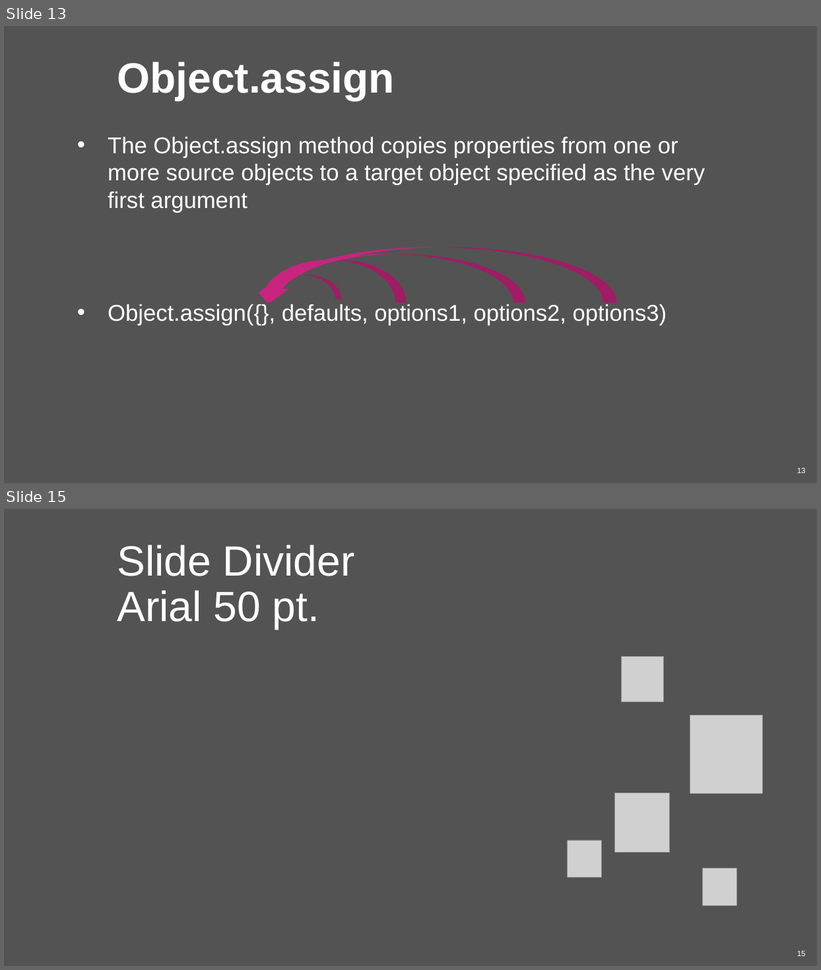
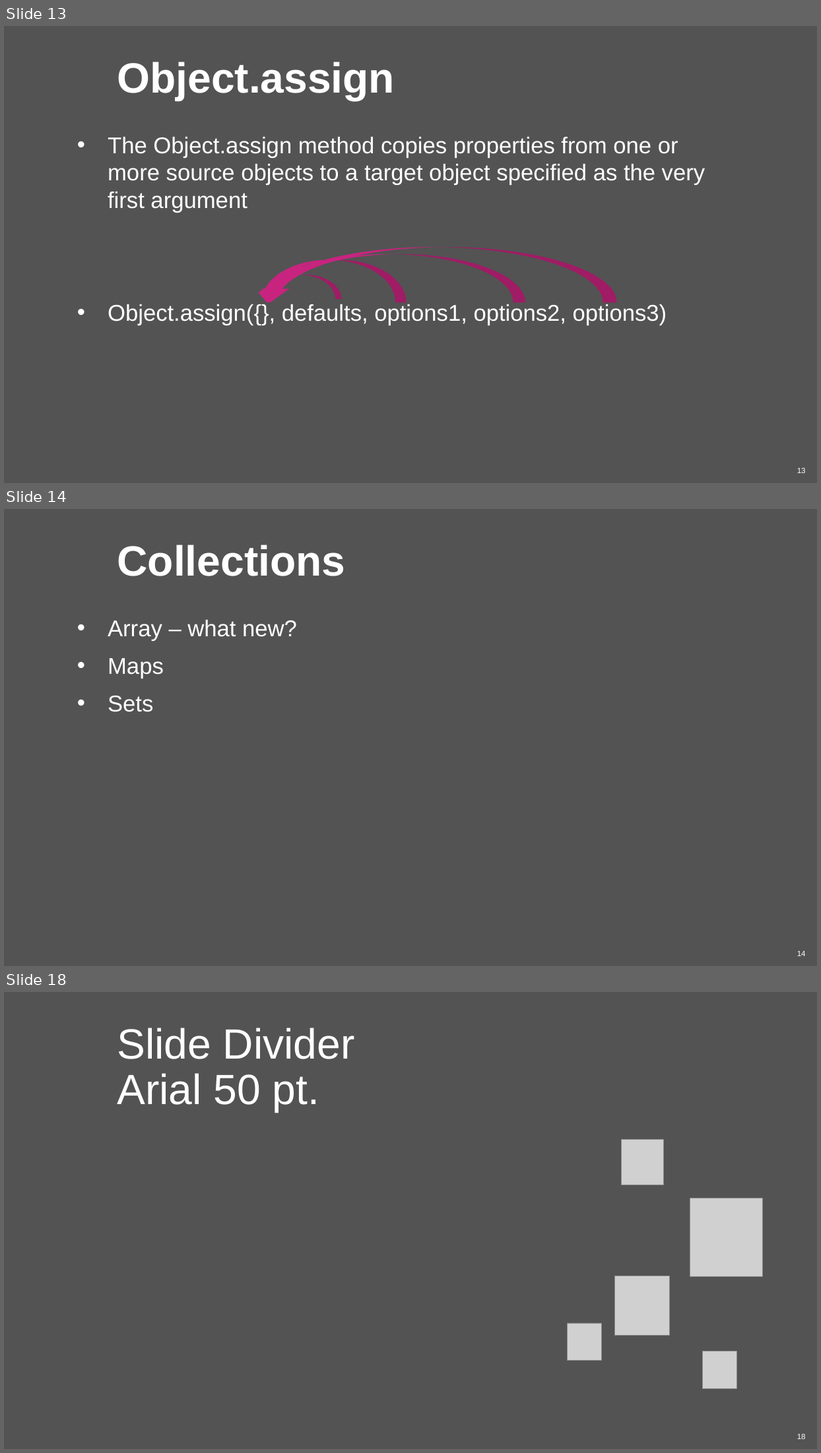
Before and after one commit to infusion-wro/infusion.js, a slide deck: #1 JS Intro/GroupIntro - ES2015.pptx. Shown one above the other, each under a label of ours: slides 13 and 15 before the commit, slides 13, 14 and 18 after it; the slides between them are not shown. The pictures are 821x970 and 821x1453 pixels, drawn with LibreOffice and Linux fonts; fonts in the diff are those of the drawing; grey boxes stand for pictures; background and template pictures are left out. Boxes give left, top, right and bottom in pixels: in the first picture for what was removed or moved away, otherwise in the second. Text is boxed around its words. In the diff, an @@ line names an element or a change of style, - is before the commit and + after.

```diff
--- a/#1 JS Intro/GroupIntro - ES2015.pptx
+++ b/#1 JS Intro/GroupIntro - ES2015.pptx
@@ slide 14 added at (4, 509, 817, 966), background #535353; not listed: 1 template element that a slide beside it also shows @@
@@ title added at (118, 545, 346, 576), 50 pt, text #FFFFFF, bold @@
+Collections
@@ text added at (108, 620, 297, 712), 27 pt, text #FFFFFF @@
+• Array – what new?
+• Maps
+• Sets
@@ what was slide 15 is now slide 18 @@
```
Also in this commit, not shown: 4 other slides added, 8 slides removed, 4 other files.
